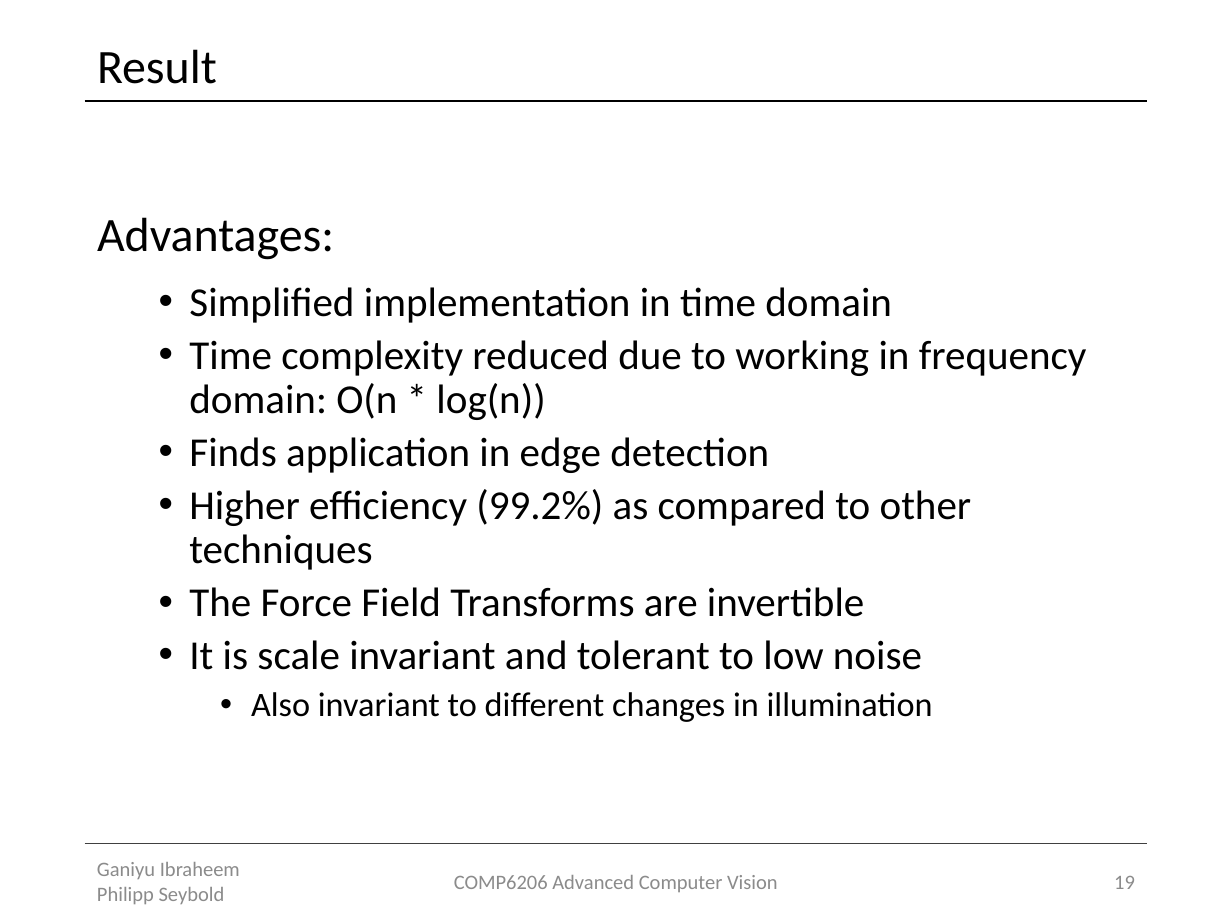
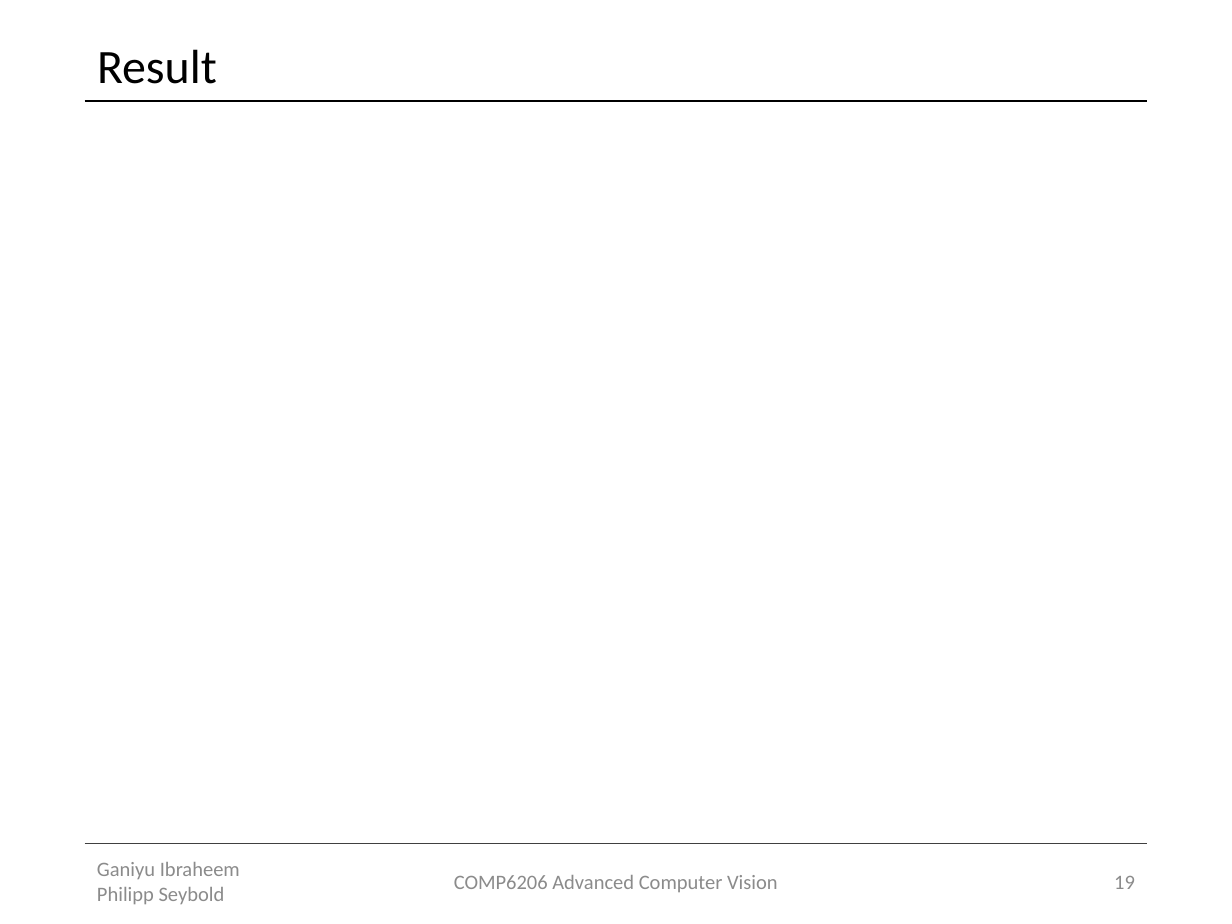
Before and after one commit to Lxrd-AJ/ForceFieldTransforms, a slide deck: slide 19 of Force Field Transformation.pptx. Drawn at 1232x924 pixels with LibreOffice and Linux fonts; fonts in the diff are those of the drawing; grey boxes stand for pictures. Boxes give left, top, right and bottom in pixels: in the first picture for what was removed or moved away, otherwise in the second. Text is boxed around its words. In the diff, an @@ line names an element or a change of style, - is before the commit and + after.

```diff
--- a/Force Field Transformation.pptx
+++ b/Force Field Transformation.pptx
@@ text removed at [97,217,1087,722] @@
-Advantages:
-  • Simplified implementation in time domain
-  • Time complexity reduced due to working in frequency domain: O(n * log(n))
-  • Finds application in edge detection
-  • Higher efficiency (99.2%) as compared to other techniques
-  • The Force Field Transforms are invertible
-  • It is scale invariant and tolerant to low noise
-    • Also invariant to different changes in illumination
```
Also in this commit, not shown: 4 other slides changed, 1 slide added.
